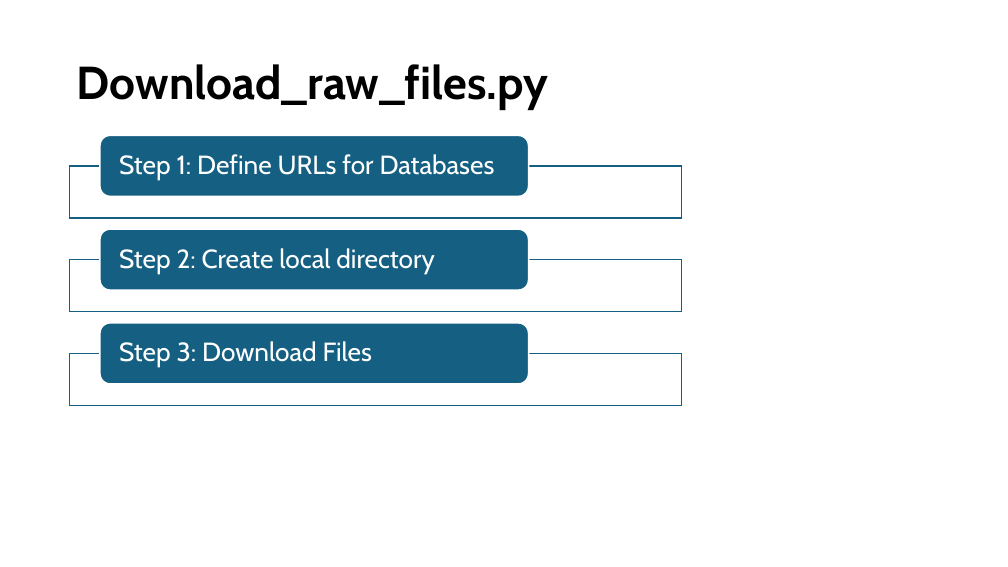
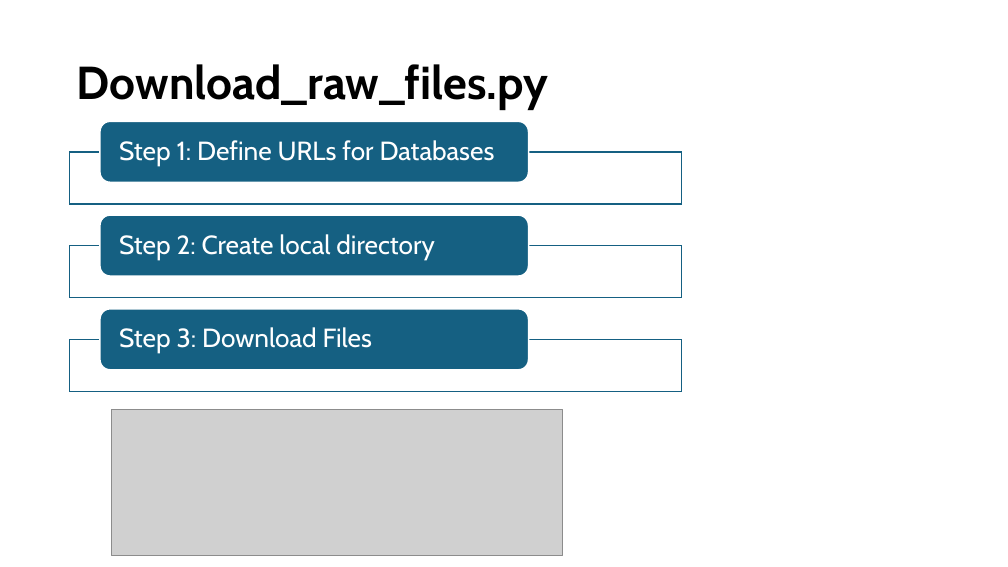
Before and after one commit to txm0324/Bachelor-Thesis, a slide deck: slide 2 of Overview_Network.pptx. Drawn at 1008x567 pixels with LibreOffice and Linux fonts; fonts in the diff are those of the drawing; grey boxes stand for pictures. Boxes give left, top, right and bottom in pixels: in the first picture for what was removed or moved away, otherwise in the second. Text is boxed around its words. In the diff, an @@ line names an element or a change of style, - is before the commit and + after.

```diff
--- a/Overview_Network.pptx
+++ b/Overview_Network.pptx
@@ 3 texts, 3 rounded rectangles, 3 rectangles: place and size @@
-3 texts, 3 rounded rectangles, 3 rectangles at [70, 135, 682, 405]
+3 texts, 3 rounded rectangles, 3 rectangles at [70, 122, 682, 392]
@@ picture added at [111, 410, 563, 557] @@
```
Also in this commit, not shown: 3 other slides changed, 1 slide added, 1 slide removed.
